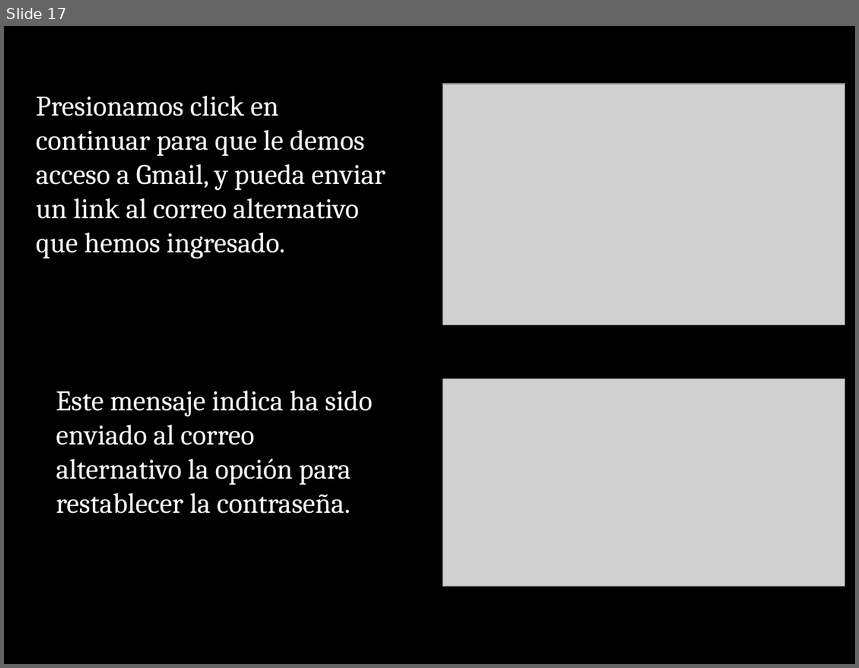
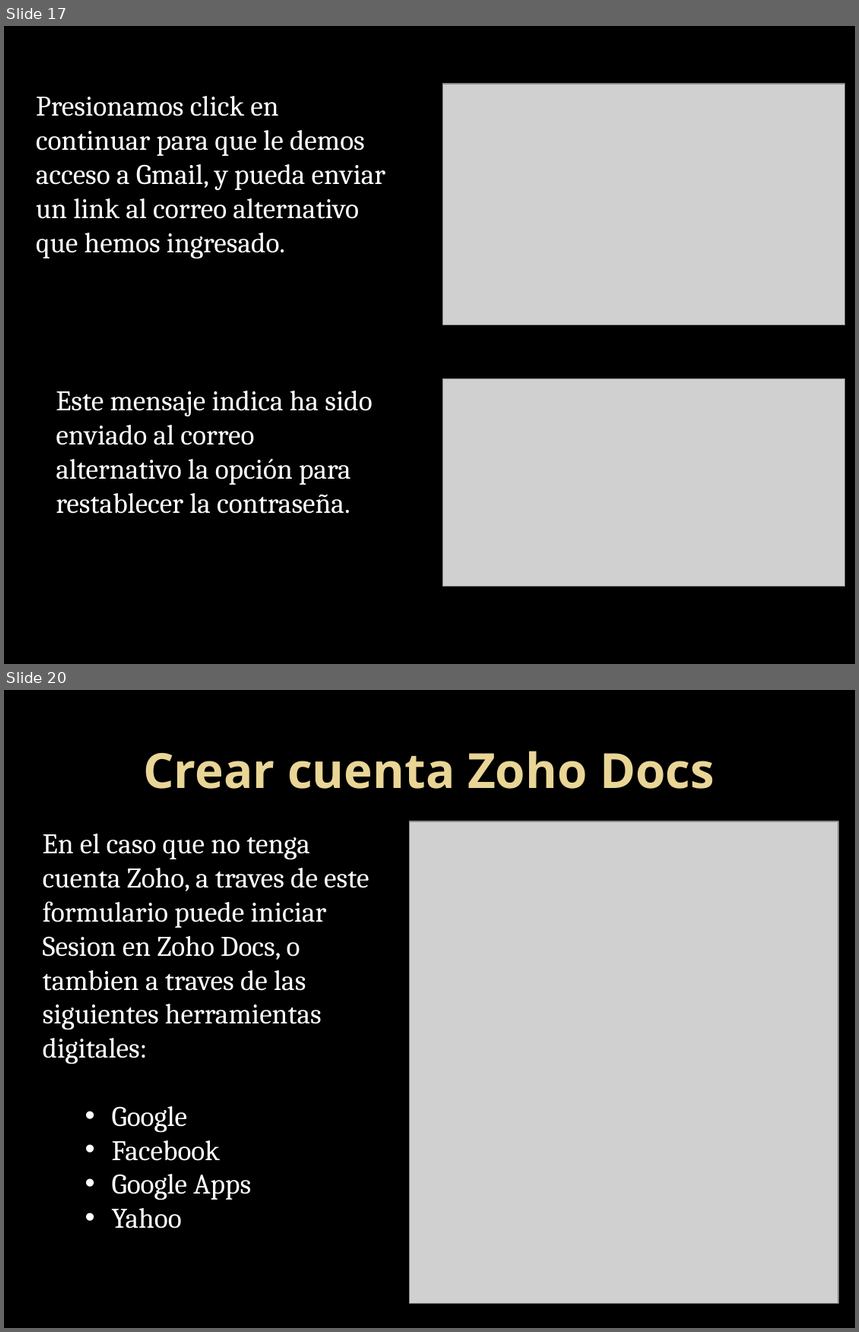
Before and after one commit to kleberloayzacastro/universidad, a slide deck: 2015-2016/clases/informatica_basica/clase_4/clase_4.pptx. Shown one above the other, each under a label of ours: slide 17 before the commit, slides 17 and 20 after it; the slides between them are not shown. The pictures are 859x668 and 859x1332 pixels, drawn with LibreOffice and Linux fonts; fonts in the diff are those of the drawing; grey boxes stand for pictures; background and template pictures are left out. Boxes give left, top, right and bottom in pixels: in the first picture for what was removed or moved away, otherwise in the second. Text is boxed around its words. In the diff, an @@ line names an element or a change of style, - is before the commit and + after.

```diff
--- a/2015-2016/clases/informatica_basica/clase_4/clase_4.pptx
+++ b/2015-2016/clases/informatica_basica/clase_4/clase_4.pptx
@@ slide 20 added at (4, 690, 855, 1328), background picture (left out) @@
@@ title added at (143, 751, 715, 789), 41 pt, text gradient #EAD696 to #E7D081, bold @@
+Crear cuenta Zoho Docs
@@ picture added at (409, 822, 838, 1305) @@
@@ text added at (43, 834, 369, 1229), 24 pt, text #FFFFFF @@
+En el caso que no tenga cuenta Zoho, a traves de este formulario puede iniciar Sesion en Zoho Docs, o tambien a traves de las siguientes herramientas digitales:
+  • Google
+  • Facebook
+  • Google Apps
+  • Yahoo
```
Also in this commit, not shown: 2 other slides added, 1 slide removed, 28 other files.
